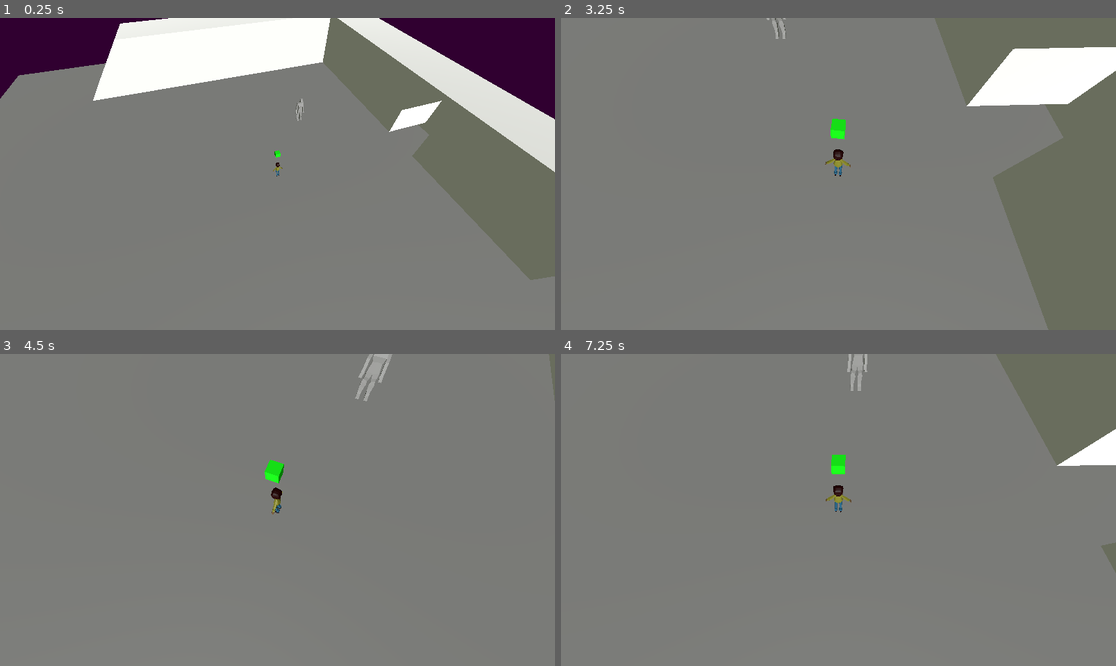
Above: before the commit, frames 1-4 (two rows, left to right).
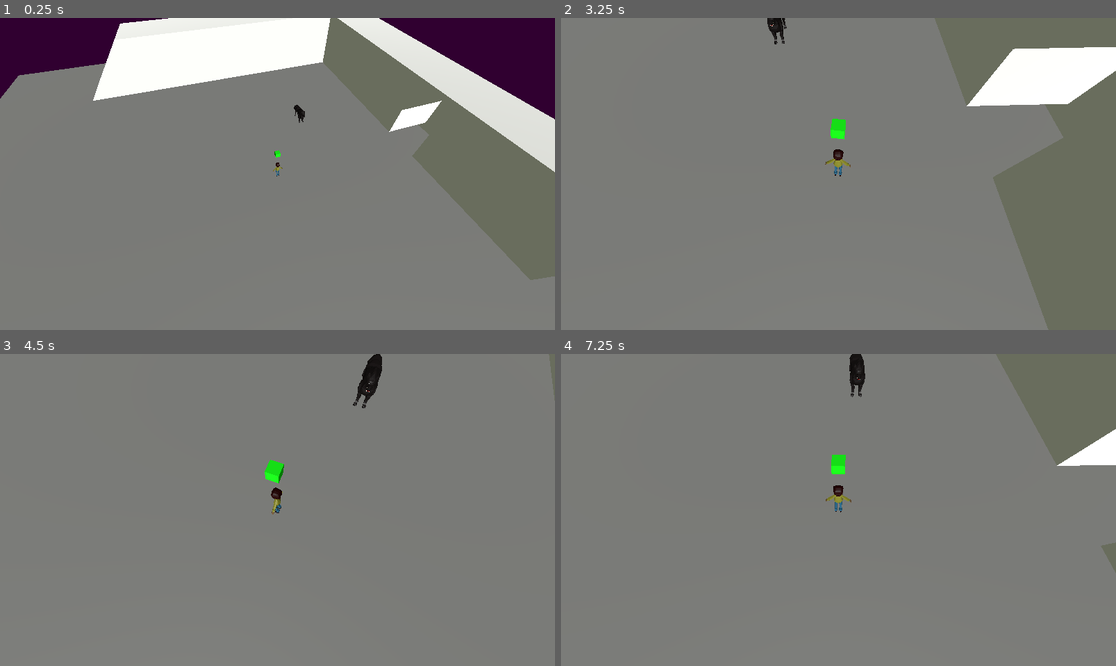
Above: after the commit, the same moments.

Repository: FellowshipOfTheGame/Hotel-Ponte-Negra
Game: Godot game, scene res://scenes/base.tscn
The game is run twice, just before and just after one commit, with the same random seed, the same clock (stepped at 60 frames per second) and the same inputs.
Inputs (mouse positions are in pixels of both pictures, inside the frame that each line leads up to):
- Up to frame 1 (0.25 s): no input
- Up to frame 2 (3.25 s): tap Enter at 0.5 s; move the mouse to (960, 158) at 0.52 s; hold Right (movimento_direita) 0.53-1.28 s; hold E (interacao) 0.53-1.28 s; move the mouse to (727, 189) at 1.27 s; hold Down (movimento_tras) 1.28-2.03 s; tap Ctrl at 1.35 s; move the mouse to (894, 105) at 2.02 s; hold Right (movimento_direita) 2.03-2.78 s; tap Z at 2.1 s; move the mouse to (810, 236) at 2.77 s; hold Up (movimento_frente) from 2.78 s (still down); tap E (interacao) at 2.85 s
- Up to frame 3 (4.5 s): move the mouse to (444, 556) at 3.52 s; release Up (movimento_frente) at 3.53 s; hold Ctrl 3.53-4.28 s; hold Left (movimento_esquerda) from 3.53 s (still down); move the mouse to (111, 463) at 4.27 s; tap Z at 4.35 s
- Up to frame 4 (7.25 s): move the mouse to (866, 510) at 5.02 s; release Left (movimento_esquerda) at 5.03 s; hold Down (movimento_tras) 5.03-5.78 s; hold E (interacao) 5.03-5.78 s; move the mouse to (755, 432) at 5.77 s; hold Right (movimento_direita) 5.78-6.53 s; tap Ctrl at 5.85 s; move the mouse to (960, 494) at 6.52 s; hold Up (movimento_frente) from 6.53 s (still down); tap Z at 6.6 s

The runs differ from the first frame. In frame 1, 0.1% of the frame differs, in the area x 52-55%, y 25-34%; in frame 2, 0.2%; in frame 3, 0.6%, in the area x 63-71%, y 0-18%; in frame 4, 0.3%.

Commit message:
Mudei o asset do  inimigo e configurei uma luz ambiente

Diff:
--- a/scenes/characters/enemies/enemy.tscn
+++ b/scenes/characters/enemies/enemy.tscn
@@ -1,14 +1,15 @@
 [gd_scene load_steps=9 format=3 uid="uid://cd83n5sdks3b0"]
 
 [ext_resource type="Script" uid="uid://cpul5wd3uj560" path="res://scripts/enemies/enemy.gd" id="1_ihb4b"]
-[ext_resource type="ArrayMesh" uid="uid://du0lx5hk30kni" path="res://assets/3D_models/monsters/prototipo.obj" id="1_w0ky3"]
+[ext_resource type="PackedScene" uid="uid://chv0ww3wiepdx" path="res://assets/3D_models/monsters/wolfy1.glb" id="2_ksqmq"]
 [ext_resource type="PackedScene" uid="uid://d1wvdjrkby2k4" path="res://scenes/components/actionComponent.tscn" id="3_nwhyh"]
 [ext_resource type="Script" uid="uid://bec2av6d5j3lu" path="res://scripts/stateMachine/stateMachine.gd" id="4_qj54i"]
 [ext_resource type="Script" uid="uid://dmg3j7vmg73y5" path="res://scripts/enemies/concreteStates/chasingState.gd" id="5_ihb4b"]
 [ext_resource type="Script" uid="uid://dkpphgix76225" path="res://scripts/enemies/concreteStates/roamingState.gd" id="5_ksqmq"]
 
 [sub_resource type="CapsuleShape3D" id="CapsuleShape3D_1w50h"]
-height = 2.8588867
+radius = 0.95703125
+height = 2.0622559
 
 [sub_resource type="CylinderShape3D" id="CylinderShape3D_ihb4b"]
 radius = 5.0
@@ -16,17 +17,14 @@
 [node name="Enemy" type="CharacterBody3D"]
 script = ExtResource("1_ihb4b")
 
-[node name="MeshInstance3D" type="MeshInstance3D" parent="."]
-transform = Transform3D(1, 0, 0, 0, 1, 0, 0, 0, 1, 0, -0.035868406, 0)
-mesh = ExtResource("1_w0ky3")
-skeleton = NodePath("../CollisionShape3D")
+[node name="wolfy1" parent="." instance=ExtResource("2_ksqmq")]
 
 [node name="CollisionShape3D" type="CollisionShape3D" parent="."]
-transform = Transform3D(1, 0, 0, 0, 0.9999929, -0.003769902, 0, 0.003769902, 0.9999929, 0, 1.1632295, 0)
+transform = Transform3D(1, 0, 0, 0, 0.9999929, -0.003769902, 0, 0.003769902, 0.9999929, 0, 0.9443333, -0.0015016102)
 shape = SubResource("CapsuleShape3D_1w50h")
 
 [node name="ActionComponent" parent="." instance=ExtResource("3_nwhyh")]
-transform = Transform3D(1, 0, 0, 0, 1, 0, 0, 0, 1, 0, 0.5465478, 1.0988836)
+transform = Transform3D(1, 0, 0, 0, 1, 0, 0, 0, 1, 0, 0.86754334, 1.0988836)
 
 [node name="VisionArea" type="Area3D" parent="."]
 transform = Transform3D(1, 0, 0, 0, 1, 0, 0, 0, 1, 0, 1.1202852, 0)
Binary file added: assets/3D_models/monsters/wolfy1.glb
Not shown, added: assets/3D_models/monsters/wolfy1.glb.import
Not shown, added: assets/3D_models/scenario/doguinho.glb.import
Not shown, added: assets/3D_models/scenario/protag.glb.import
Not shown, changed: scenes/demo.tscn
